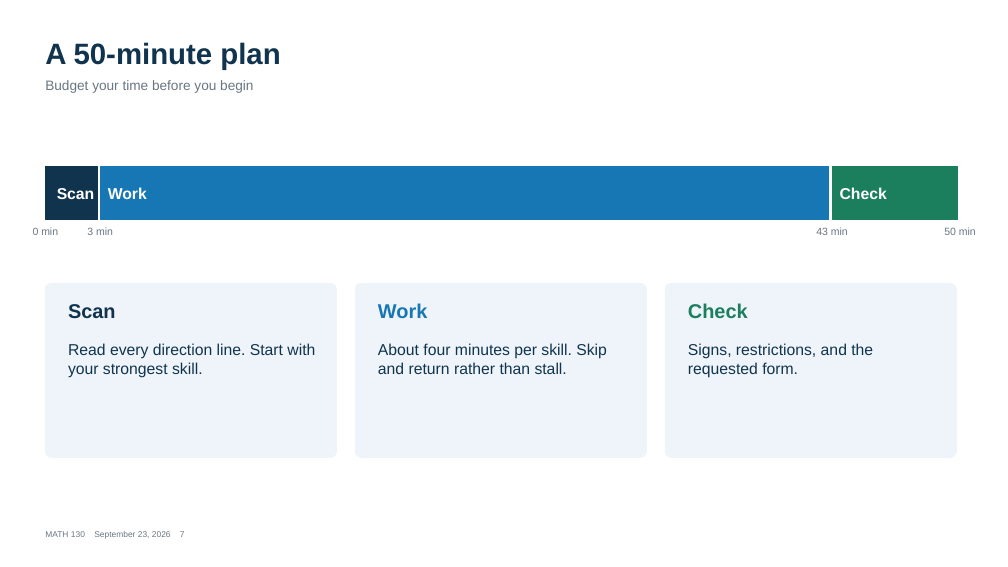
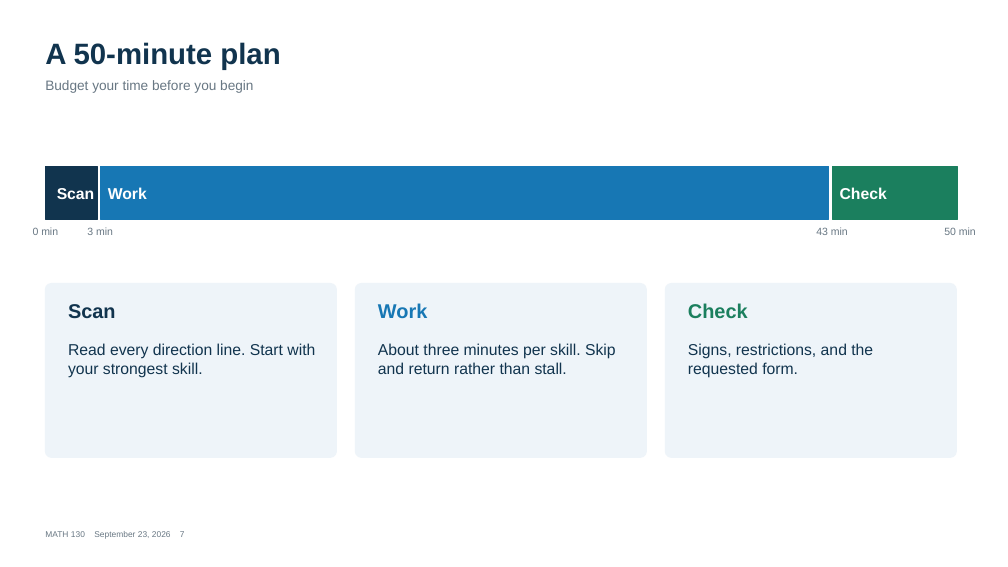
Before and after one commit to andrewhvolk/andrewhvolk.github.io, a slide deck: slide 7 of slides/Math130Test1Review_2026-09-23.pptx. Drawn at 1008x567 pixels with LibreOffice and Linux fonts; fonts in the diff are those of the drawing. Boxes give left, top, right and bottom in pixels: in the first picture for what was removed or moved away, otherwise in the second. Text is boxed around its words. In the diff, an @@ line names an element or a change of style, - is before the commit and + after.

```diff
--- a/slides/Math130Test1Review_2026-09-23.pptx
+++ b/slides/Math130Test1Review_2026-09-23.pptx
@@ text at [378,343,616,374]: text changed @@
-About four minutes per skill. Skip and return rather than stall.
+About three minutes per skill. Skip and return rather than stall.
```
Also in this commit, not shown: 13 other slides changed, 2 other files.
